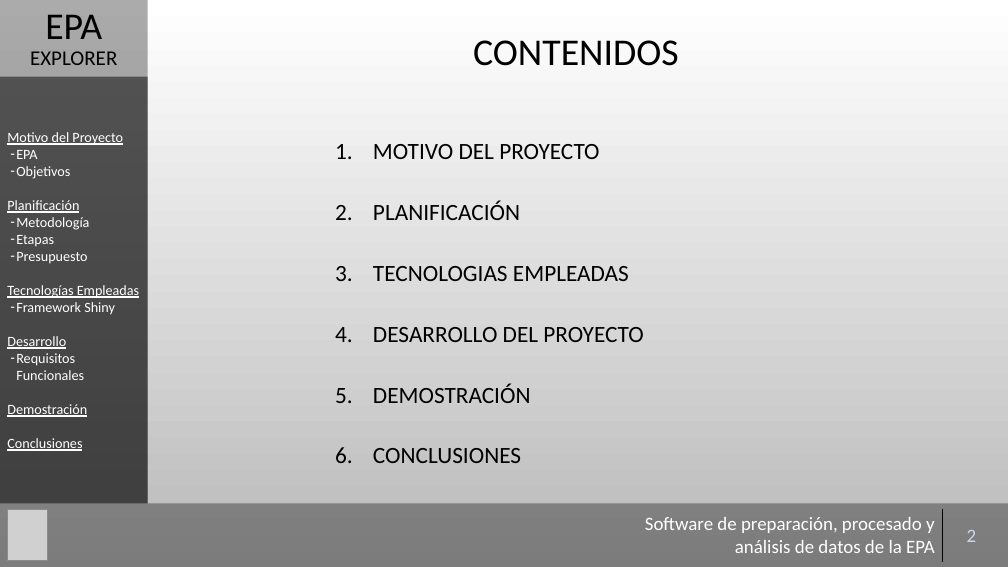
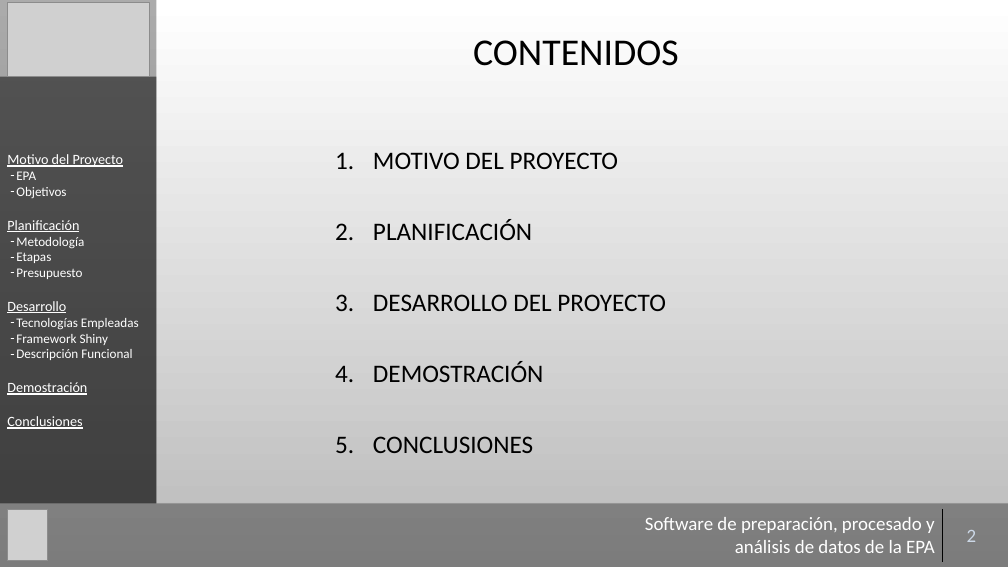
Before and after one commit to Gaulent/epa_explorer, a slide deck: slide 2 of mem/presentacion.pptx. Drawn at 1008x567 pixels with LibreOffice and Linux fonts; fonts in the diff are those of the drawing; grey boxes stand for pictures; background and template pictures are left out. Boxes give left, top, right and bottom in pixels: in the first picture for what was removed or moved away, otherwise in the second. Text is boxed around its words. In the diff, an @@ line names an element or a change of style, - is before the commit and + after.

```diff
--- a/mem/presentacion.pptx
+++ b/mem/presentacion.pptx
@@ rectangle: place and size @@
-rectangle at box(0, 0, 147, 504)
+rectangle at box(0, 0, 157, 504)
@@ picture added at box(8, 2, 149, 76) @@
@@ text removed at box(30, 15, 117, 65) @@
-EPA
-EXPLORER
@@ text in rectangle at box(0, 76, 157, 503): paragraph added @@
+Desarrollo
@@ rectangle "Motivo del Proyecto": place and size @@
-rectangle "Motivo del Proyecto" at box(0, 76, 147, 503)
+rectangle "Motivo del Proyecto" at box(0, 76, 157, 503)
@@ text "MOTIVO DEL PROYECTO" at box(373, 152, 666, 453): size 22.2 to 24 pt; line spacing 1.8 to 2 @@
@@ text in rectangle at box(16, 171, 139, 345): size 13.5 to 12.5 pt in "EPA", "Objetivos", "Metodología", "Etapas" and 3 more places; underline off in "Tecnologías Empleadas"; bullet none to - @@
@@ text at box(373, 266, 629, 281): paragraph removed @@
-3. TECNOLOGIAS EMPLEADAS
@@ text in rectangle at box(16, 349, 132, 360): text changed; size 13.5 to 12.5 pt @@
-Desarrollo
-– Requisitos Funcionales
+– Descripción Funcional
```
Also in this commit, not shown: 27 other slides changed, 1 slide removed, 1 other file.
